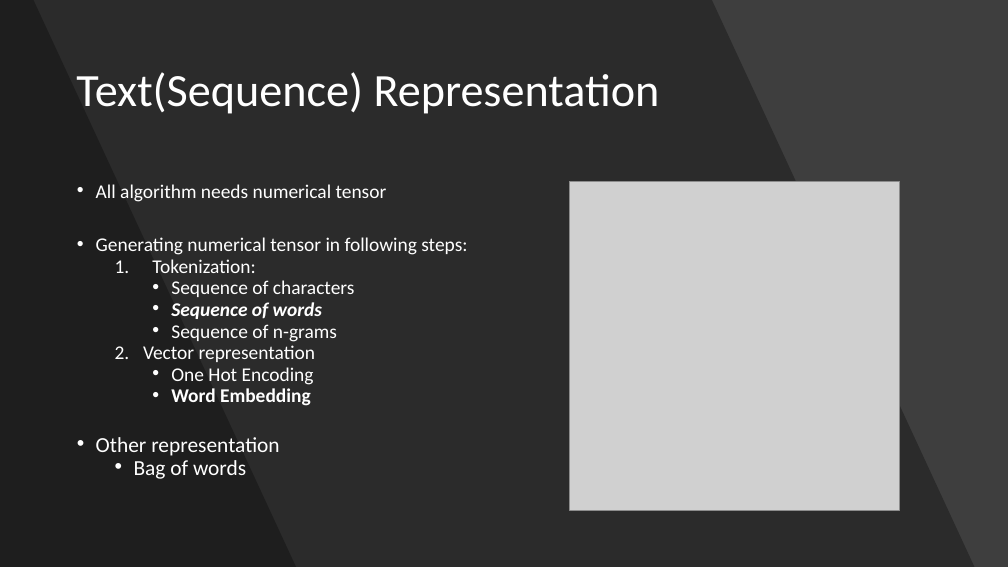
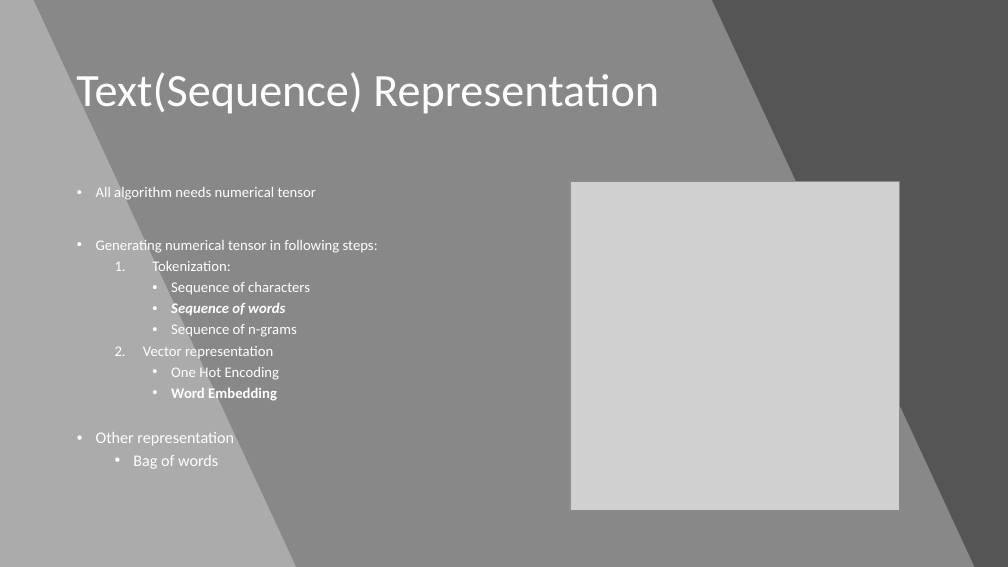
Before and after one commit to ravikg/deep-learning-nlp-kaggle-toxic-comment, a slide deck: slide 16 of ppt/workshop.pptx (slide 14 before the commit). Drawn at 1008x567 pixels with LibreOffice and Linux fonts; fonts in the diff are those of the drawing; grey boxes stand for pictures. Boxes give left, top, right and bottom in pixels: in the first picture for what was removed or moved away, otherwise in the second. Text is boxed around its words. In the diff, an @@ line names an element or a change of style, - is before the commit and + after.

Commit message:
new slides

```diff
--- a/ppt/workshop.pptx
+++ b/ppt/workshop.pptx
@@ rectangle at (0, 0, 1008, 567): fill #000000 at 9% opacity to #FFFFFF at 9% opacity @@
@@ freeform shape at (0, 0, 975, 567): fill #000000 at 30% opacity to #FFFFFF at 30% opacity @@
@@ freeform shape at (0, 0, 296, 567): fill #000000 at 30% opacity to #FFFFFF at 30% opacity @@
@@ text "All algorithm needs numerical tensor" at (96, 187, 378, 469): size 18.5 to 14 pt in "All algorithm needs numerical tensor", "Generating numerical tensor in following steps:", "Tokenization:", "Sequence of characters" and 5 more places; size 20.4 to 15.4 pt in "Other representation", "Bag of words"; line spacing 0.7 to 0.9; indent changed @@
```
Also in this commit, not shown: 51 other slides changed, 2 slides added, 3 other files.
